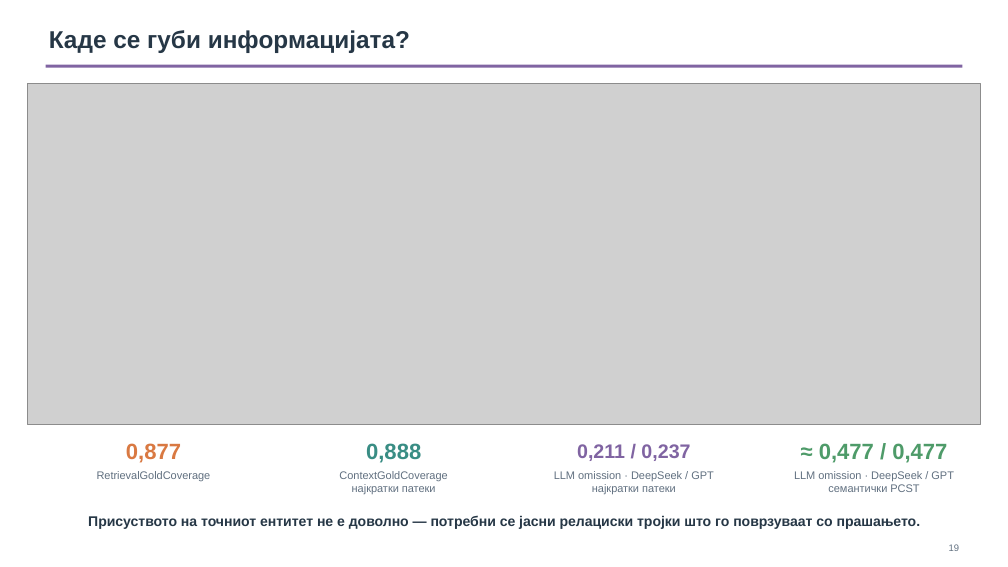
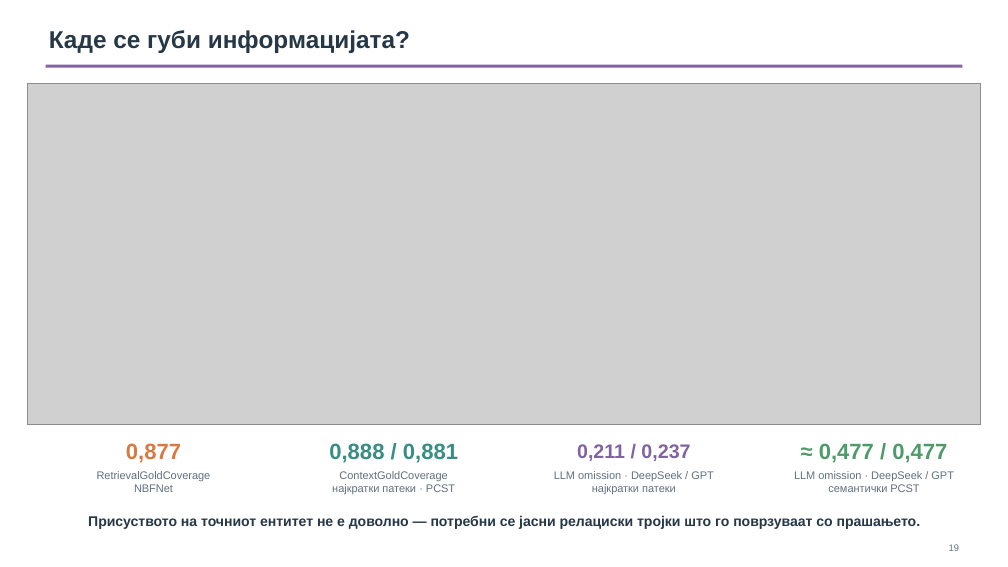
Before and after one commit to Itonkdong/graphragx, a slide deck: slide 19 of metadata/presentation/thesis_defense_presentation.pptx. Drawn at 1008x567 pixels with LibreOffice and Linux fonts; fonts in the diff are those of the drawing; grey boxes stand for pictures. Boxes give left, top, right and bottom in pixels: in the first picture for what was removed or moved away, otherwise in the second. Text is boxed around its words. In the diff, an @@ line names an element or a change of style, - is before the commit and + after.

```diff
--- a/metadata/presentation/thesis_defense_presentation.pptx
+++ b/metadata/presentation/thesis_defense_presentation.pptx
@@ text at [329, 443, 458, 463]: text changed @@
-0,888
+0,888 / 0,881
@@ text at [134, 484, 173, 492]: paragraph added @@
+NBFNet
@@ text at [332, 484, 455, 495]: text changed @@
-најкратки патеки
+најкратки патеки · PCST
```
Also in this commit, not shown: 10 other slides changed.
